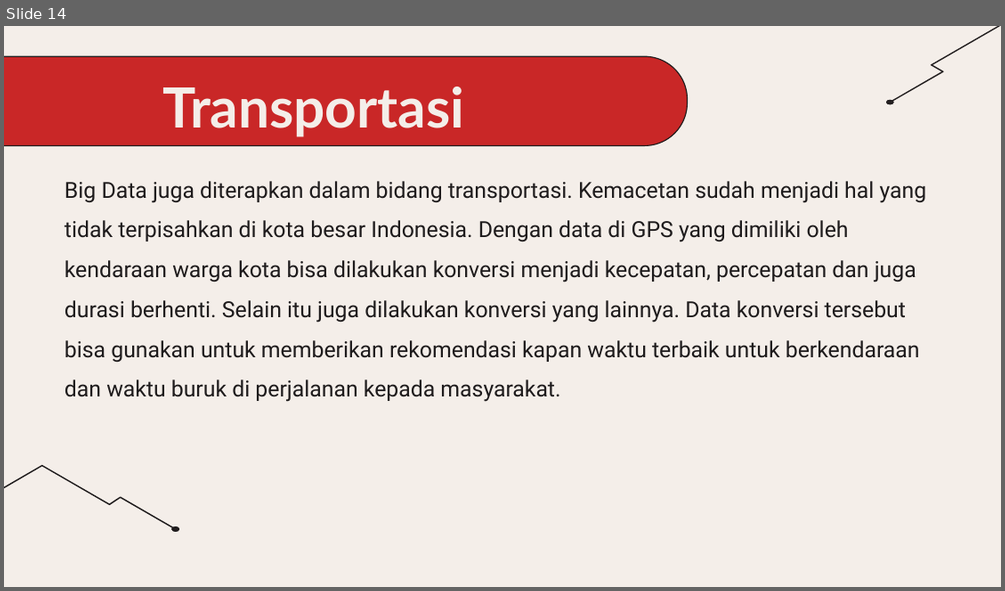
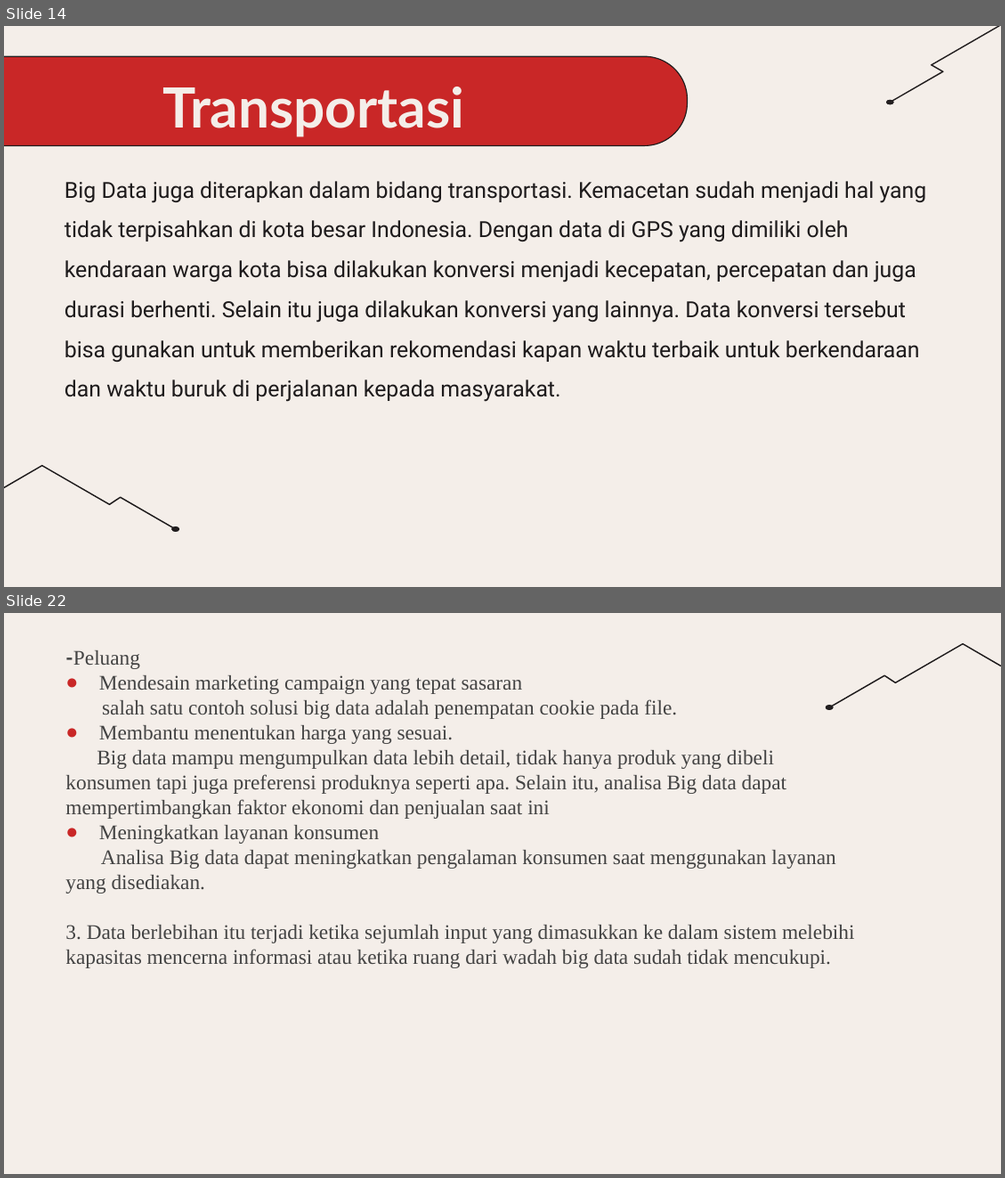
Before and after one commit to Muhammadiqbal0/pengantar-teknik-komputer, a slide deck: materi-5/Kelompok B-Big Data.pptx. Shown one above the other, each under a label of ours: slide 14 before the commit, slides 14 and 22 after it; the slides between them are not shown. The pictures are 1005x591 and 1005x1178 pixels, drawn with LibreOffice and Linux fonts; fonts in the diff are those of the drawing. Boxes give left, top, right and bottom in pixels: in the first picture for what was removed or moved away, otherwise in the second. Text is boxed around its words. In the diff, an @@ line names an element or a change of style, - is before the commit and + after.

```diff
--- a/materi-5/Kelompok B-Big Data.pptx
+++ b/materi-5/Kelompok B-Big Data.pptx
@@ slide 22 added at box(4, 613, 1001, 1174), background #F4EEE9 @@
@@ text added at box(65, 650, 854, 968), 15 pt, text #434343 @@
+-Peluang
+● Mendesain marketing campaign yang tepat sasaran
+salah satu contoh solusi big data adalah penempatan cookie pada file.
+● Membantu menentukan harga yang sesuai.
+Big data mampu mengumpulkan data lebih detail, tidak hanya produk yang dibeli konsumen tapi juga preferensi produknya seperti apa. Selain itu, analisa Big data dapat mempertimbangkan faktor ekonomi dan penjualan saat ini
+● Meningkatkan layanan konsumen
+Analisa Big data dapat meningkatkan pengalaman konsumen saat menggunakan layanan yang disediakan.
+3. Data berlebihan itu terjadi ketika sejumlah input yang dimasukkan ke dalam sistem melebihi kapasitas mencerna informasi atau ketika ruang dari wadah big data sudah tidak mencukupi.
@@ freeform shape added at box(829, 644, 1001, 707), fill #F4EEE9, outline #1E1B1C 0.75 pt @@
@@ freeform shape added at box(825, 706, 833, 710), fill #231F20, outline #1E1B1C 0.75 pt @@
@@ freeform shape added at box(825, 706, 833, 710), fill #F4EEE9, outline #1E1B1C 0.75 pt @@
```
Also in this commit, not shown: 10 slides changed, 4 other slides added.
